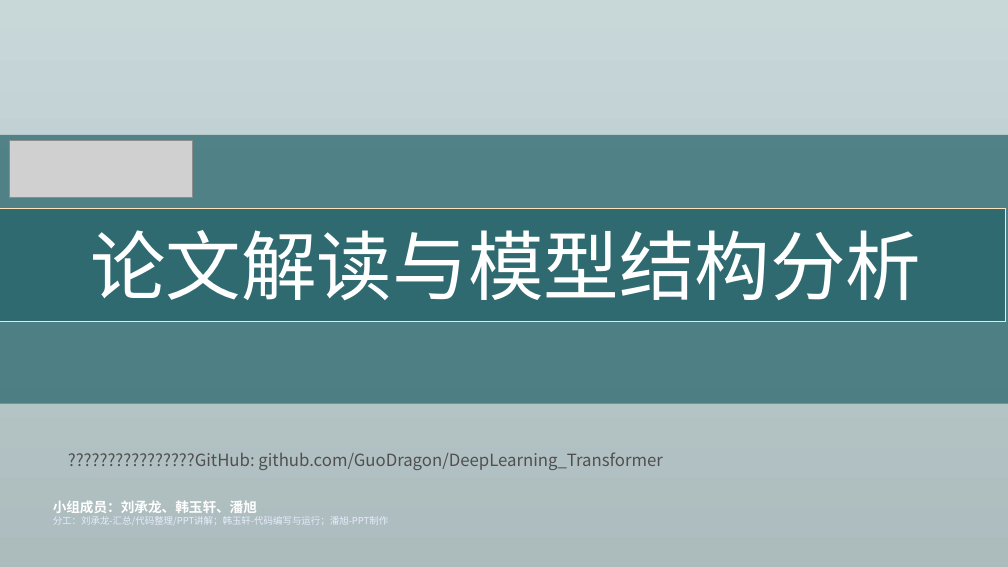
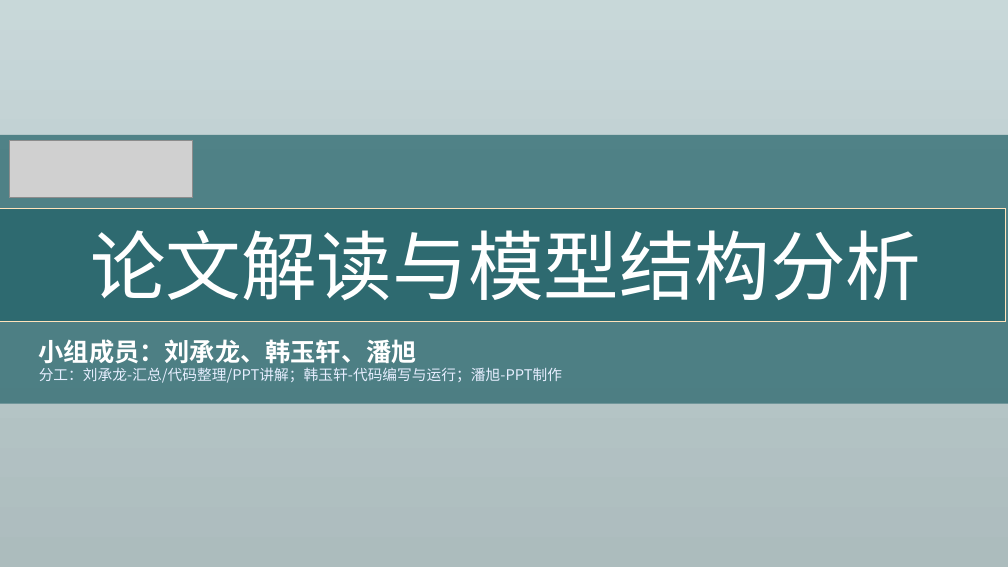
Before and after one commit to GuoDragon/DeepLearning_Transformer, a slide deck: slide 1 of PPT/Transformer_Project_PPT.pptx. Drawn at 1008x567 pixels with LibreOffice and Linux fonts; fonts in the diff are those of the drawing; grey boxes stand for pictures; background and template pictures are left out. Boxes give left, top, right and bottom in pixels: in the first picture for what was removed or moved away, otherwise in the second. Text is boxed around its words. In the diff, an @@ line names an element or a change of style, - is before the commit and + after.

```diff
--- a/PPT/Transformer_Project_PPT.pptx
+++ b/PPT/Transformer_Project_PPT.pptx
@@ text "小组成员：刘承龙、韩玉轩、潘旭": place and size @@
-text "小组成员：刘承龙、韩玉轩、潘旭" at bbox=[53, 500, 388, 525]
+text "小组成员：刘承龙、韩玉轩、潘旭" at bbox=[39, 339, 562, 383]
@@ text "小组成员：刘承龙、韩玉轩、潘旭" at bbox=[39, 339, 562, 383]: size 13 to 24 pt in "小组成员：刘承龙、韩玉轩、潘旭"; size 9 to 14 pt in "分工：刘承龙-汇总/代码整理/PPT讲解；韩玉轩-代码编写与运行；潘旭-PPT制作" @@
@@ text removed at bbox=[68, 452, 662, 470] @@
-????????????????GitHub: github.com/GuoDragon/DeepLearning_Transformer
```
Also in this commit, not shown: 3 other slides changed, 1 other file.
